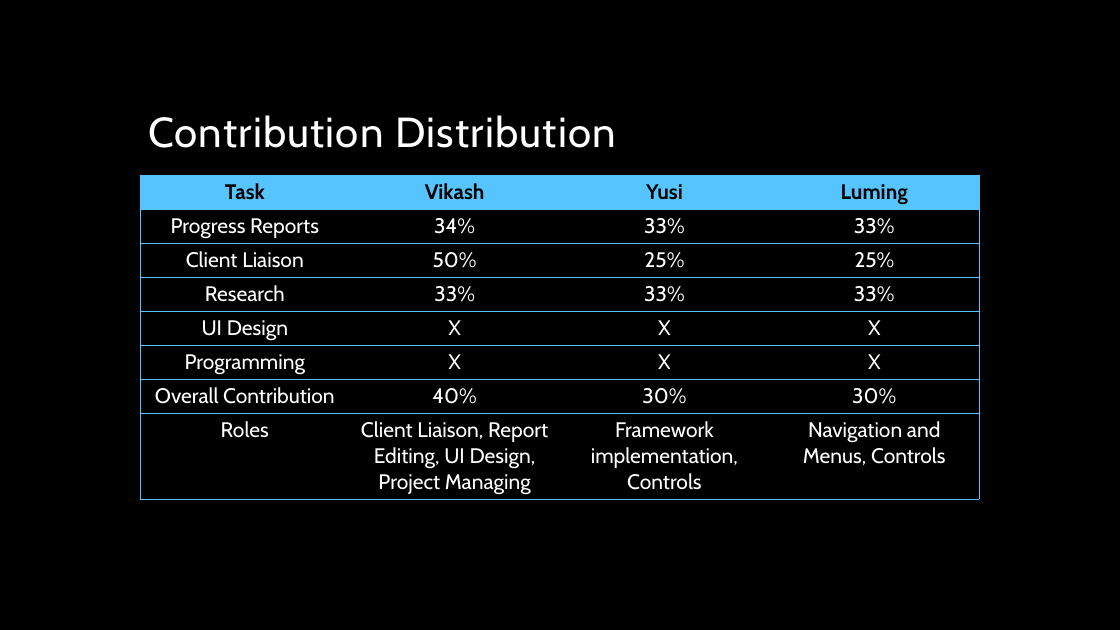
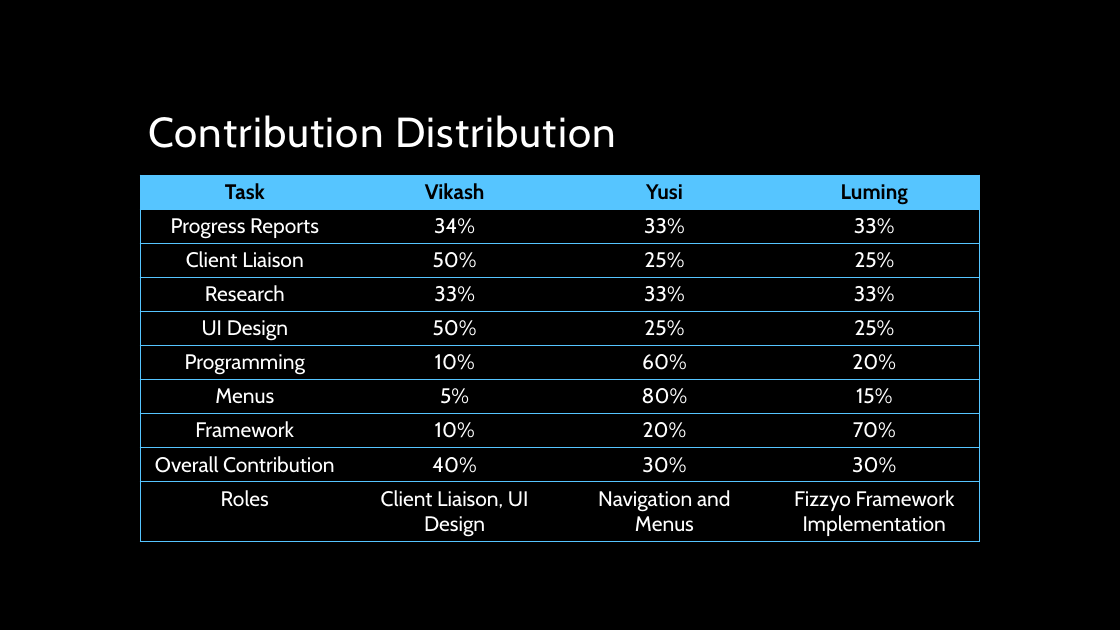
Before and after one commit to UCLComputerScience/103P_2018_team37_MagicBook, a slide deck: slide 5 of Documentation/03. 8th March Demo.pptx. Drawn at 1120x630 pixels with LibreOffice and Linux fonts; fonts in the diff are those of the drawing; background and template pictures are left out. Boxes give left, top, right and bottom in pixels: in the first picture for what was removed or moved away, otherwise in the second. Text is boxed around its words. In the diff, an @@ line names an element or a change of style, - is before the commit and + after.

```diff
--- a/Documentation/03. 8th March Demo.pptx
+++ b/Documentation/03. 8th March Demo.pptx
@@ table at bbox=[139, 175, 980, 541] @@
-row 5: UI Design | X | X | X
-row 6: Programming | X | X | X
+row 5: UI Design | 50% | 25% | 25%
+row 6: Programming | 10% | 60% | 20%
+row 7: Menus | 5% | 80% | 15%
+row 8: Framework | 10% | 20% | 70%
-row 8: Roles | Client Liaison, Report Editing, UI Design, Project Managing | Framework implementation, Controls | Navigation and Menus, Controls
+row 10: Roles | Client Liaison, UI Design | Navigation and Menus | Fizzyo Framework Implementation
```
Also in this commit, not shown: 2 other slides changed, 37 other files.
